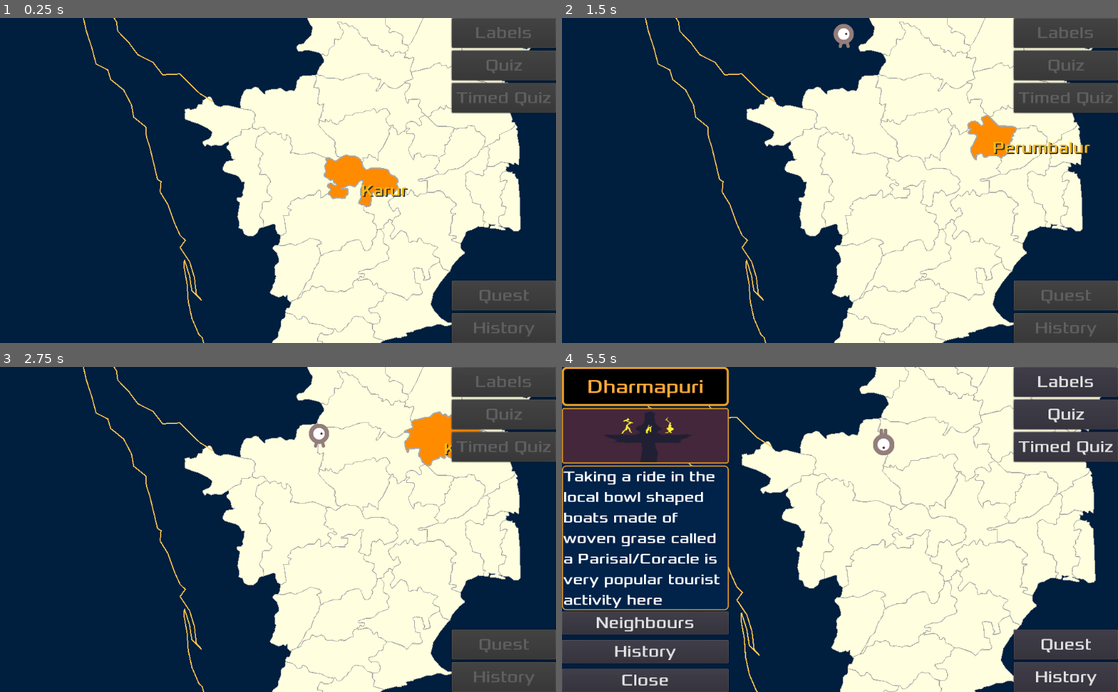
Above: before the commit, frames 1-4 (two rows, left to right).
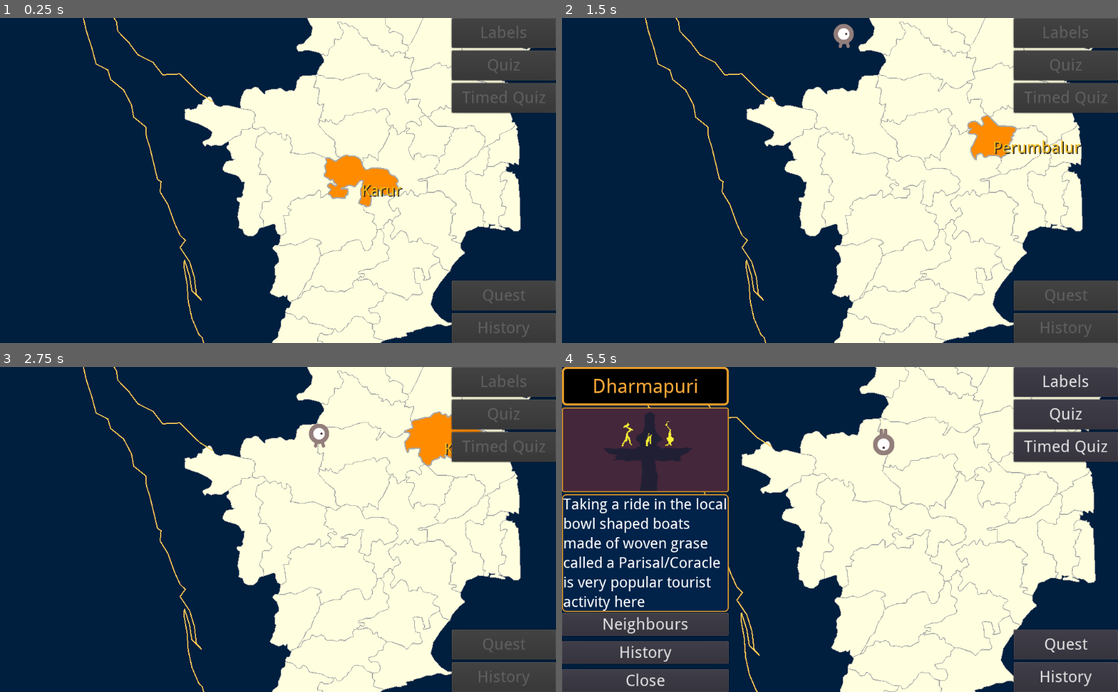
Above: after the commit, the same moments.

Repository: sharun-s/godot-tn
Game: Godot game, scene res://Node2D.tscn
Same seed, same stepped clock (60 frames per second), same inputs: the game is played once before the commit and once after it.
Inputs (mouse positions are in pixels of both pictures, inside the frame that each line leads up to):
- Up to frame 1 (0.25 s): no input
- Up to frame 2 (1.5 s): tap Enter at 0.5 s; drag from (995, 125) to (784, 128) at 0.52 s; drag from (784, 128) to (995, 125) at 1.27 s
- Up to frame 3 (2.75 s): move the mouse to (428, 428) at 2.02 s; hold Right (ui_right) from 2.03 s (still down); tap Backspace at 2.1 s; click (428, 428) at 2.17 s
- Up to frame 4 (5.5 s): release Right (ui_right) at 2.75 s; drag from (878, 370) to (784, 477) at 2.77 s; drag from (840, 529) to (784, 477) at 3.52 s; drag from (801, 425) to (990, 428) at 4.27 s; move the mouse to (967, 412) at 5.02 s; hold Down (ui_down) from 5.03 s (still down); hold Mouse wheel up (zoom_in) from 5.03 s (still down); click (967, 412) at 5.17 s

The runs differ from the first frame. In frame 1, 0.7% of the frame differs, in the area x 65-99%, y 2-99%; in frame 2, 0.9%; in frame 3, 0.5%; in frame 4, 11%, in the area x 0-100%, y 2-99%.

Commit message:
changed fonts to droidsans

Diff:
--- a/InfoCenter.tscn
+++ b/InfoCenter.tscn
@@ -1,6 +1,6 @@
 [gd_scene load_steps=11 format=2]
 
-[ext_resource path="res://Xolonium-Regular.ttf" type="DynamicFontData" id=2]
+[ext_resource path="res://DroidSans.ttf" type="DynamicFontData" id=2]
 [ext_resource path="res://InfoCenter.gd" type="Script" id=3]
 
 [sub_resource type="StyleBoxFlat" id=1]
--- a/Node2D.tscn
+++ b/Node2D.tscn
@@ -2,7 +2,7 @@
 
 [ext_resource path="res://TN.gd" type="Script" id=1]
 [ext_resource path="res://Camera2D.gd" type="Script" id=2]
-[ext_resource path="res://Xolonium-Regular.ttf" type="DynamicFontData" id=3]
+[ext_resource path="res://DroidSans.ttf" type="DynamicFontData" id=3]
 [ext_resource path="res://InfoCenter.tscn" type="PackedScene" id=4]
 [ext_resource path="res://pulse.gd" type="Script" id=5]
 [ext_resource path="res://Player.tscn" type="PackedScene" id=6]
Binary file added: DroidSans.ttf
Binary file added: Montreal-Regular.ttf
